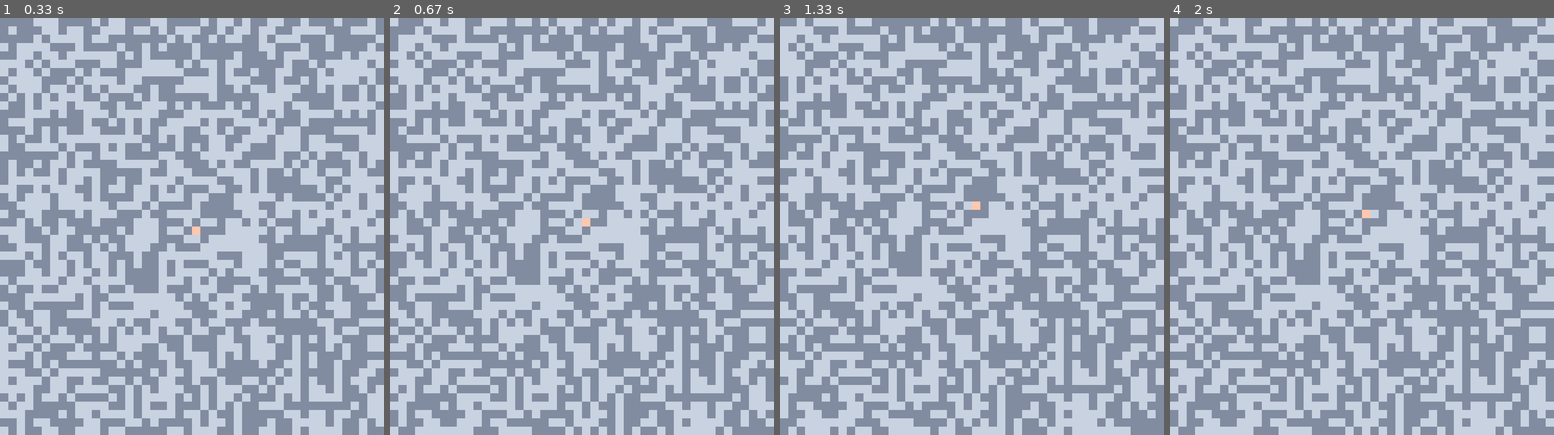
Above: before the commit, frames 1-4 (left to right).
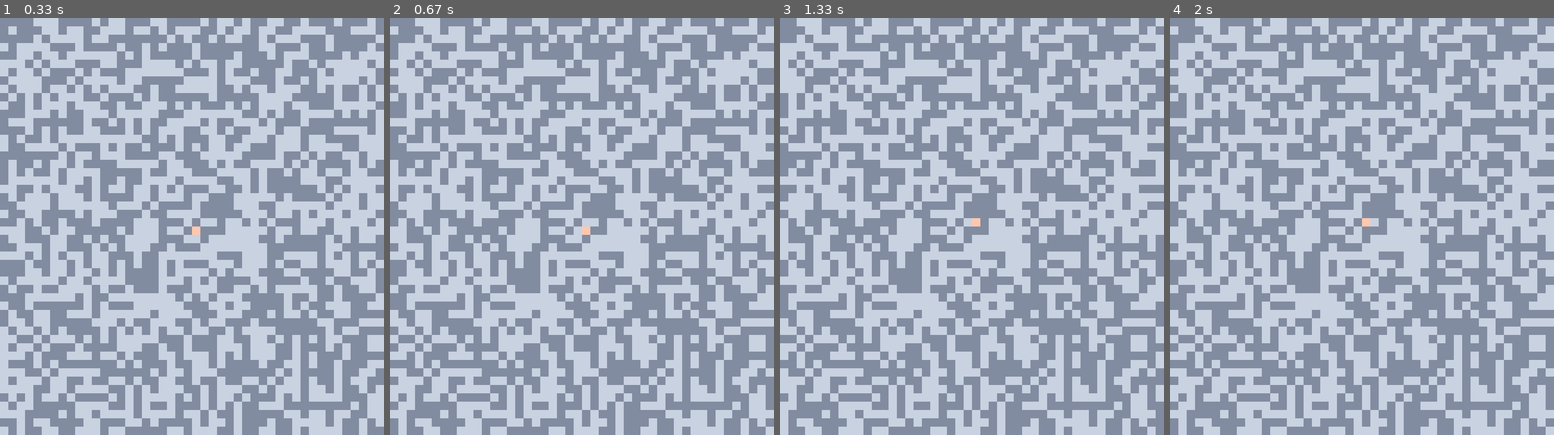
Above: after the commit, the same moments.

Repository: richpet9/pygame-tile-game
Game: pygame game, started from engine.py
Two runs of this game, one before a commit and one after it. Both use one fixed random seed, a clock stepped at 60 frames per second and the inputs below.
Inputs:
- Up to frame 1 (0.33 s): no input
- Up to frame 2 (0.67 s): hold D from 0.33 s (still down)
- Up to frame 3 (1.33 s): release D at 0.8 s; hold W 0.83-1.13 s; hold D from 1.17 s (still down)
- Up to frame 4 (2 s): release D at 1.63 s; hold A from 1.67 s (still down)

Frame 1 is identical in both runs. In frame 2, 50% of the frame differs, in the area x 0-100%, y 0-100%; in frame 3, 50%; in frame 4, 50%.

Commit message:
camera y axis fix

Diff:
--- a/world.py
+++ b/world.py
@@ -62,5 +62,5 @@
     def set_cells(self, coords):
         self.x_cell = clamp(coords[0], 0,
                             MAP_WIDTH - (DISPLAY_WIDTH // CELL_WIDTH))
-        self.y_cell = clamp(coords[0], 0,
+        self.y_cell = clamp(coords[1], 0,
                             MAP_HEIGHT - (DISPLAY_HEIGHT // CELL_HEIGHT))
